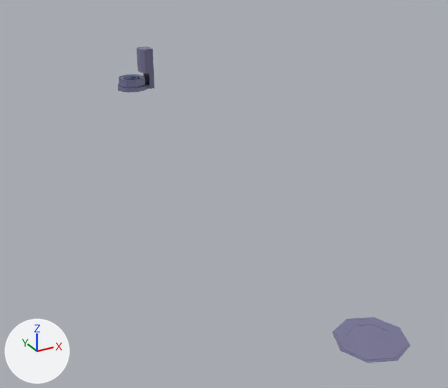
What one commit did to the Blender file Materials/RobotMop.blend.
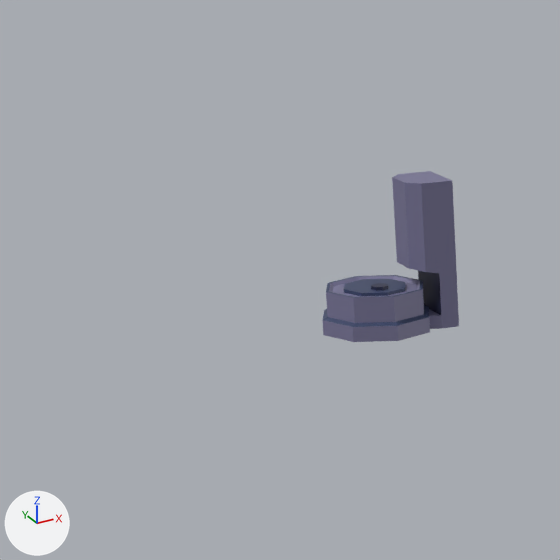
There are two pictures of each version: one whole from a 50 mm camera at (-4.27, -10.52, 2.78) aimed at (-0.83, -4.27, -0.34), one close up on the part from 7% to 41% of the width and 0% to 39% of the height. Lighting does not change. The marker at lower left points along +X, +Y and +Z. Both versions are drawn at frame 80 of the action 'Move'; the numbers are the values there.

The first close-up shows 'RobotMop', 'RobotMopCharger'.
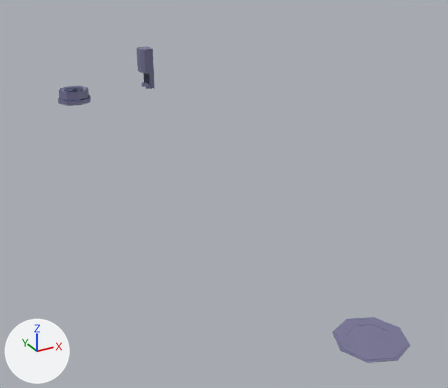
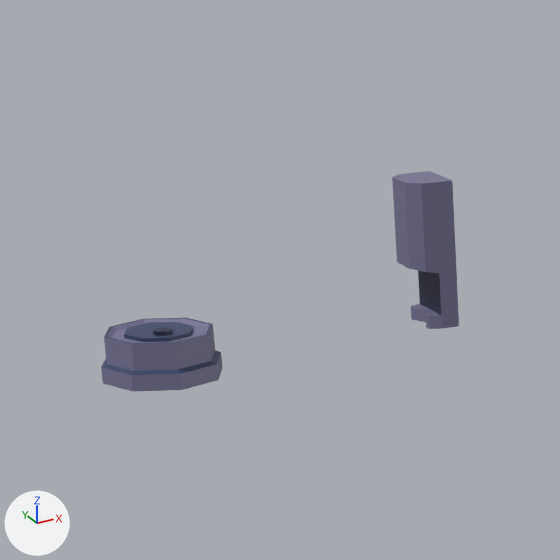
Boxes [x1, y1, x2, y2] around the edits, measured in the close-ups (560 x 560 px):
```json
{"object": "RobotMop", "change": "moved", "before": [322, 275, 430, 342], "after": [101, 318, 223, 391]}
```

Scene script edits in JSON lines:
```json
{"op": "set", "path": "ob_robotmop.location", "old": "(-0.373, 0.0641, 0.0438)", "new": "(-1.543, -0.287, 0.0438)"}
```
